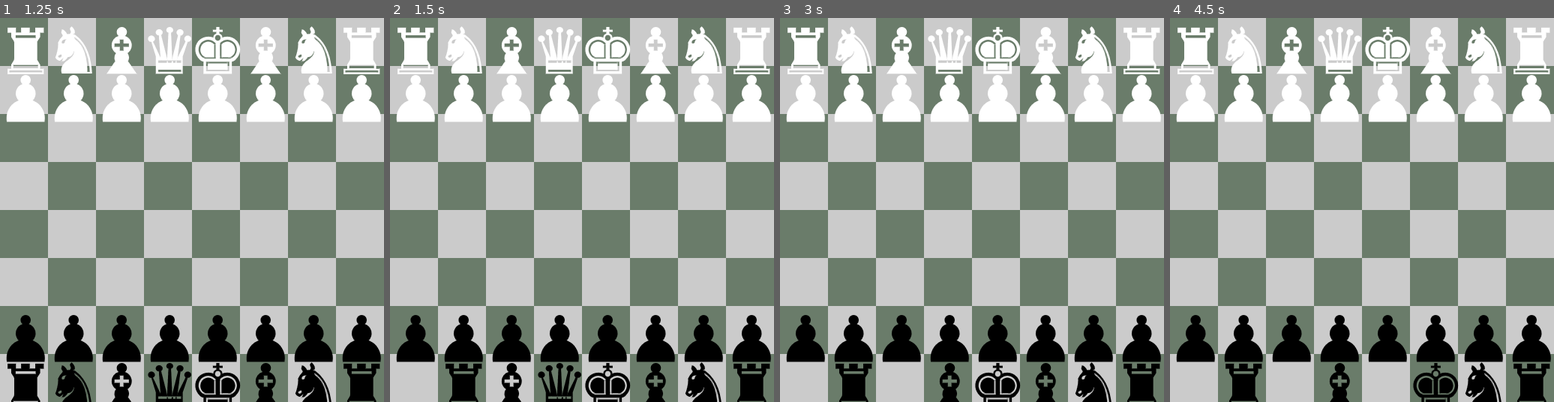
Above: before the commit, frames 1-4 (left to right).
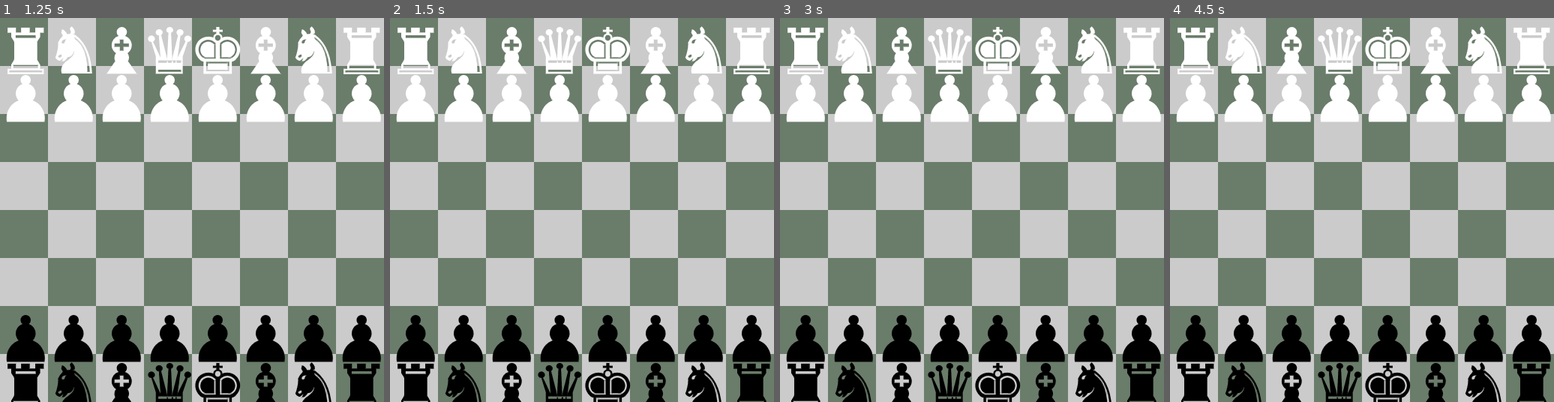
Above: after the commit, the same moments.

Repository: NiahSSBM/chess
Game: Godot game, scene res://scenes/main.tscn
Two runs of this game, one before a commit and one after it. Both use one fixed random seed, a clock stepped at 60 frames per second and the inputs below.
Inputs (mouse positions are in pixels of both pictures, inside the frame that each line leads up to):
- Up to frame 1 (1.25 s): tap Enter at 0.5 s; move the mouse to (23, 378) at 0.52 s; press the mouse at (23, 378) at 0.53 s
- Up to frame 2 (1.5 s): tap Space at 1.25 s; move the mouse to (462, 378) at 1.27 s; release the mouse at (462, 378) at 1.28 s; click (462, 378) at 1.35 s
- Up to frame 3 (3 s): tap Enter at 2 s; move the mouse to (899, 378) at 2.02 s; press the mouse at (899, 378) at 2.03 s; tap Space at 2.75 s; move the mouse to (948, 378) at 2.77 s; release the mouse at (948, 378) at 2.78 s; click (948, 378) at 2.85 s
- Up to frame 4 (4.5 s): tap Enter at 3.5 s; move the mouse to (1385, 378) at 3.52 s; press the mouse at (1385, 378) at 3.53 s; tap Space at 4.25 s; move the mouse to (1434, 378) at 4.27 s; release the mouse at (1434, 378) at 4.28 s; click (1434, 378) at 4.35 s

Frame 1 is identical in both runs. In frame 2, 1.0% of the frame differs, in the area x 1-25%, y 89-100%; in frame 3, 1.9%; in frame 4, 3.2%, in the area x 1-76%, y 89-100%.

Commit message:
pawn logic

Diff:
--- a/scenes/game_state.gd
+++ b/scenes/game_state.gd
@@ -11,6 +11,14 @@
 	Globals.connect("piece_dropped", _on_piece_dropped)
 
 	board_state.resize(Globals.BOARD_SIZE * Globals.BOARD_SIZE)
+
+
+func get_board() -> Array[int]:
+	return board_state
+
+
+func get_previous_board(turns_ago: int) -> Array[int]:
+	return prev_boards.slice(prev_boards.size() - (board_state.size() * turns_ago), prev_boards.size() - (board_state.size() * (turns_ago - 1)))
 
 
 func _on_piece_dropped():
@@ -67,7 +75,7 @@
 	var board: String = ""
 	for y in Globals.BOARD_SIZE:
 		for x in Globals.BOARD_SIZE:
-			line = line + str(prev_boards[x + Globals.BOARD_SIZE * (y + Globals.BOARD_SIZE * (turn - turns_old))]) + " "
+			line = line + str(get_previous_board(turns_old)[x + y * Globals.BOARD_SIZE]) + " "
 		board = line + "\n" + board
 		line = ""
 	print(board)
--- a/scripts/game.gd
+++ b/scripts/game.gd
@@ -1,14 +1,85 @@
 extends Node
+
+
+func submit_move(notation: String) -> bool:
+	var piece: Piece = _notation_to_piece(notation)
+	var nearest_marker = piece.get_nearest_marker()
+	var color_mod: int = -1 if piece.color else 1
+
+	if Globals.DEBUG_PRINT:
+		print(notation)
+	if check_move(notation):
+		piece.is_en_passantable = _check_en_passantable(notation)
+		piece.has_moved = true
+		piece.board_position = nearest_marker.board_position
+		for p in get_tree().get_nodes_in_group("piece"):
+			if nearest_marker.board_position == p.board_position:
+				if piece != p:
+					p.free()
+			if nearest_marker.board_position - Vector2i(0, color_mod) == p.board_position and p.is_en_passantable:
+				p.free() # En passant
+		Globals.turn_passed.emit()
+		return true
+	else:
+		if Globals.DEBUG_PRINT:
+			print("Invalid move!")
+
+	return false
+
+
+func _check_en_passantable(notation: String) -> bool:
+	var piece: Piece = _notation_to_piece(notation)
+	var target: Vector2i = _notation_to_target(notation)
+
+	if piece.type != Piece.PieceType.PAWN:
+		return false
+
+	if piece.board_position.y == target.y + 2 and piece.color == Piece.PieceColor.WHITE:
+		return true
+	if piece.board_position.y == target.y - 2 and piece.color == Piece.PieceColor.BLACK:
+		return true
+
+	return false
+
 
 func check_move(notation: String) -> bool:
 	var piece: Piece = _notation_to_piece(notation)
-	var target: Vector2i = _notation_to_position(notation.reverse().substr(0,2).reverse())
+	var target: Vector2i = _notation_to_target(notation)
+	var color_mod: int = -1 if piece.color else 1
 
 	if piece.type == Piece.PieceType.PAWN:
-		if target.y == piece.board_position.y - (piece.color * 2) + 1 && target.x == piece.board_position.x:
-			return true
+		if target.x == piece.board_position.x:
+			if target.y == piece.board_position.y + color_mod and _get_piece_at_position(target) == null:
+				return true # Move forward 1 space if not obstructed
+			if  target.y == piece.board_position.y + color_mod * 2 and _get_piece_at_position(target) == null and _get_piece_at_position(Vector2i(target.x, target.y - color_mod)) == null and not piece.has_moved:
+				return true # Move forward 2 spaces if hasn't moved already and not obstructed
+		if target.x == piece.board_position.x + 1 or target.x == piece.board_position.x - 1:
+			if target.y == piece.board_position.y + color_mod and _get_piece_at_position(target) != null:
+				if _get_piece_at_position(target).color != piece.color:
+					return true # Take pieces diagonally
+		if target.x == piece.board_position.x + 1 or target.x == piece.board_position.x - 1:
+			var can_en_passant = false
+			if _get_piece_at_position(Vector2i(target.x, target.y - color_mod)) != null:
+				can_en_passant = _get_piece_at_position(Vector2i(target.x, target.y - color_mod)).is_en_passantable
+				can_en_passant = can_en_passant and _get_piece_at_position(Vector2i(target.x, target.y - color_mod)).color != piece.color
+			if target.y == piece.board_position.y + color_mod and can_en_passant:
+				return true # En passant
 
 	return false
+
+
+func _get_piece_at_position(position: Vector2i) -> Piece:
+	var pieces: Array[Node] = get_tree().get_nodes_in_group("piece")
+
+	for piece in pieces:
+		if piece.board_position == position:
+			return piece
+
+	return null
+
+
+func _notation_to_target(notation: String) -> Vector2i:
+	return _notation_to_position(notation.reverse().substr(0,2).reverse())
 
 
 func check_possible_moves(piece: Piece) -> Array[bool]:
@@ -43,6 +114,8 @@
 	for p in pieces:
 		if p.board_position == _notation_to_position(notation.substr(0, 2)):
 			piece = p
+
+	if piece == null:
 		pass
 
 	return piece
--- a/scripts/input_handler.gd
+++ b/scripts/input_handler.gd
@@ -30,18 +30,15 @@
 func _on_piece_dropped():
 	var nearest_marker = piece_held.get_nearest_marker()
 
-	for piece in get_tree().get_nodes_in_group("piece"):
-		if nearest_marker.board_position == piece.board_position:
-			if piece_held != piece:
-				piece.free()
-
-	print(Game.create_notation(piece_held, nearest_marker.board_position))
-	piece_held.position = nearest_marker.position - position_offset
-	piece_held.board_position = nearest_marker.board_position
+	if piece_held.board_position != nearest_marker.board_position:
+		if Game.submit_move(Game.create_notation(piece_held, nearest_marker.board_position)):
+			piece_held.position = nearest_marker.position - position_offset
+		else:
+			piece_held.position = piece_held.get_current_marker().position - position_offset
+	else:
+		piece_held.position = piece_held.get_current_marker().position - position_offset
 	piece_held.z_index = 0
 	piece_held = null
-
-	Globals.turn_passed.emit()
 
 
 func _move_piece_if_held():
--- a/scripts/piece.gd
+++ b/scripts/piece.gd
@@ -7,10 +7,15 @@
 var color: PieceColor
 var board_position: Vector2i
 var is_held: bool = false
+var has_moved: bool = false
+var is_en_passantable: bool = false
+var clear_en_pessantable_next_turn: bool = false
 @warning_ignore("integer_division")
 var position_offset := Vector2(Globals.TILE_SIZE / 2,Globals.TILE_SIZE / 2)
 
 func _ready():
+	Globals.connect("turn_passed", _on_turn_passed)
+
 	size = Vector2(Globals.TILE_SIZE, Globals.TILE_SIZE)
 
 	var pos_x := (board_position.x * Globals.TILE_SIZE)
@@ -44,6 +49,15 @@
 			add_text("♟")
 			add_to_group("pawn")
 
+
+func _on_turn_passed():
+	if is_en_passantable and clear_en_pessantable_next_turn:
+		is_en_passantable = false
+		clear_en_pessantable_next_turn = false
+
+	if is_en_passantable and not clear_en_pessantable_next_turn:
+		clear_en_pessantable_next_turn = true
+
 func _process(_delta):
 	if Globals.DEBUG_DRAW:
 		queue_redraw()
@@ -68,6 +82,16 @@
 	return closest_marker
 
 
+func get_current_marker() -> Marker:
+	var markers := get_tree().get_nodes_in_group("marker")
+
+	for marker in markers:
+		if marker.board_position == board_position:
+			return marker
+
+	return null
+
+
 func set_board_position(pos: Vector2i):
 	board_position = pos
 
